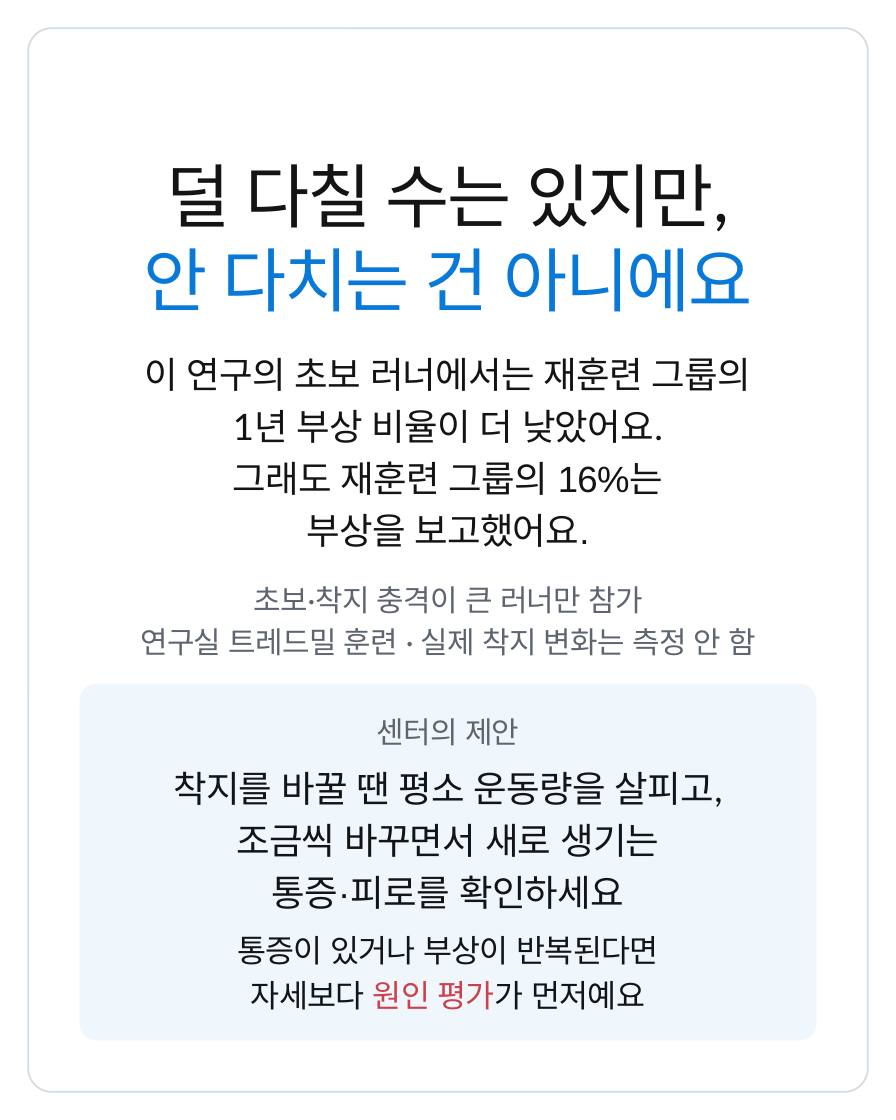
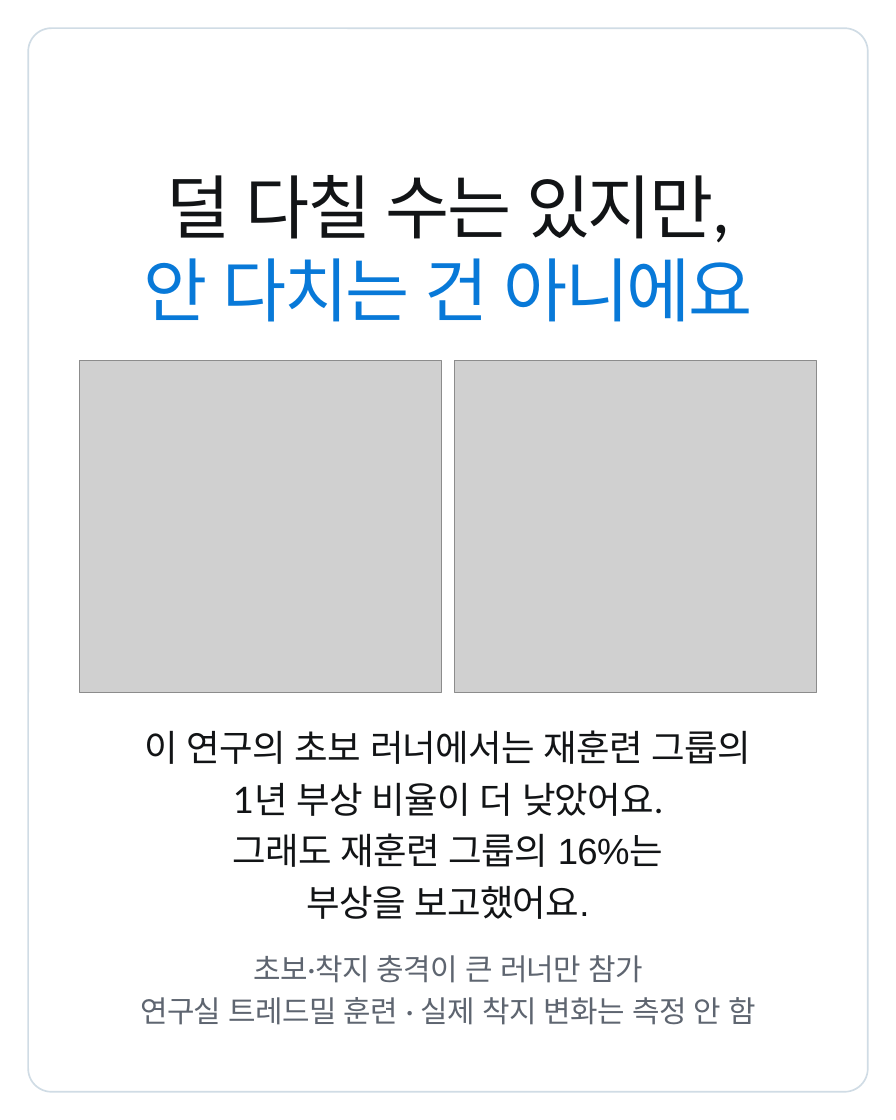
Before and after one commit to js920915-cyber/New-box, a slide deck: slide 10 of content/running-form-change-v2/adobe-express/running-form-change-v2-express.pptx (slide 9 before the commit). Drawn at 896x1120 pixels with LibreOffice and Linux fonts; fonts in the diff are those of the drawing; grey boxes stand for pictures. Boxes give left, top, right and bottom in pixels: in the first picture for what was removed or moved away, otherwise in the second. Text is boxed around its words. In the diff, an @@ line names an element or a change of style, - is before the commit and + after.

```diff
--- a/content/running-form-change-v2/adobe-express/running-form-change-v2-express.pptx
+++ b/content/running-form-change-v2/adobe-express/running-form-change-v2-express.pptx
@@ text "덜 다칠 수는 있지만,": place and size @@
-text "덜 다칠 수는 있지만," at bbox=[167, 164, 729, 232]
+text "덜 다칠 수는 있지만," at bbox=[167, 175, 729, 243]
@@ text "안 다치는 건 아니에요": place and size @@
-text "안 다치는 건 아니에요" at bbox=[144, 248, 752, 312]
+text "안 다치는 건 아니에요" at bbox=[144, 258, 752, 322]
@@ picture added at bbox=[80, 361, 441, 693] @@
@@ picture added at bbox=[455, 361, 816, 693] @@
@@ rounded rectangle removed at bbox=[80, 684, 816, 1041] @@
@@ text removed at bbox=[377, 718, 519, 746] @@
-센터의 제안
@@ text removed at bbox=[173, 771, 723, 807] @@
-착지를 바꿀 땐 평소 운동량을 살피고,
@@ text removed at bbox=[236, 824, 659, 857] @@
-조금씩 바꾸면서 새로 생기는
@@ text removed at bbox=[272, 875, 624, 909] @@
-통증·피로를 확인하세요
@@ text removed at bbox=[237, 936, 658, 965] @@
-통증이 있거나 부상이 반복된다면
@@ 6 texts: place and size @@
-6 texts at bbox=[140, 357, 756, 656]
+6 texts at bbox=[140, 730, 756, 1025]
@@ text removed at bbox=[251, 981, 645, 1010] @@
-자세보다 원인 평가가 먼저예요
```
Also in this commit, not shown: 2 slides added, 1 slide removed, 29 other files.
